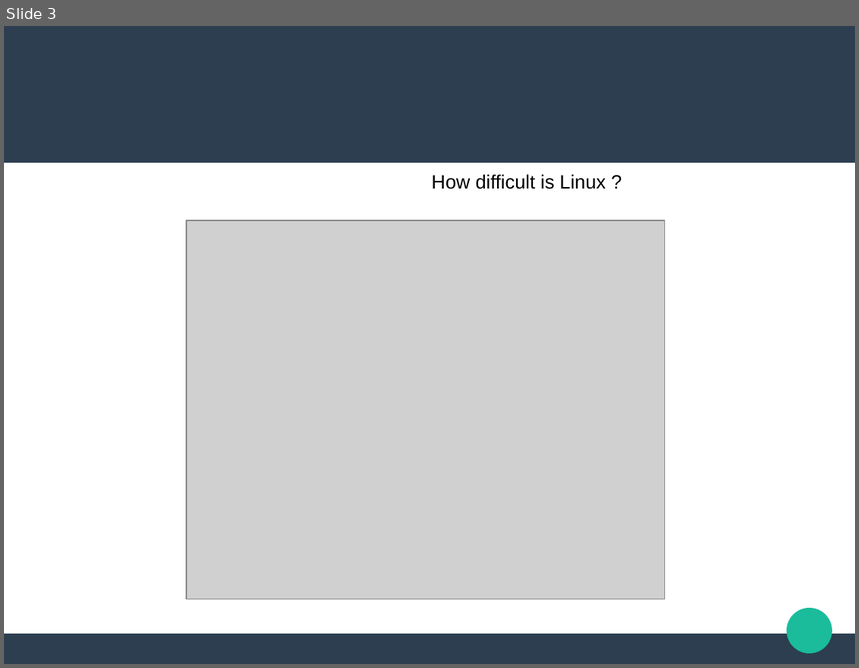
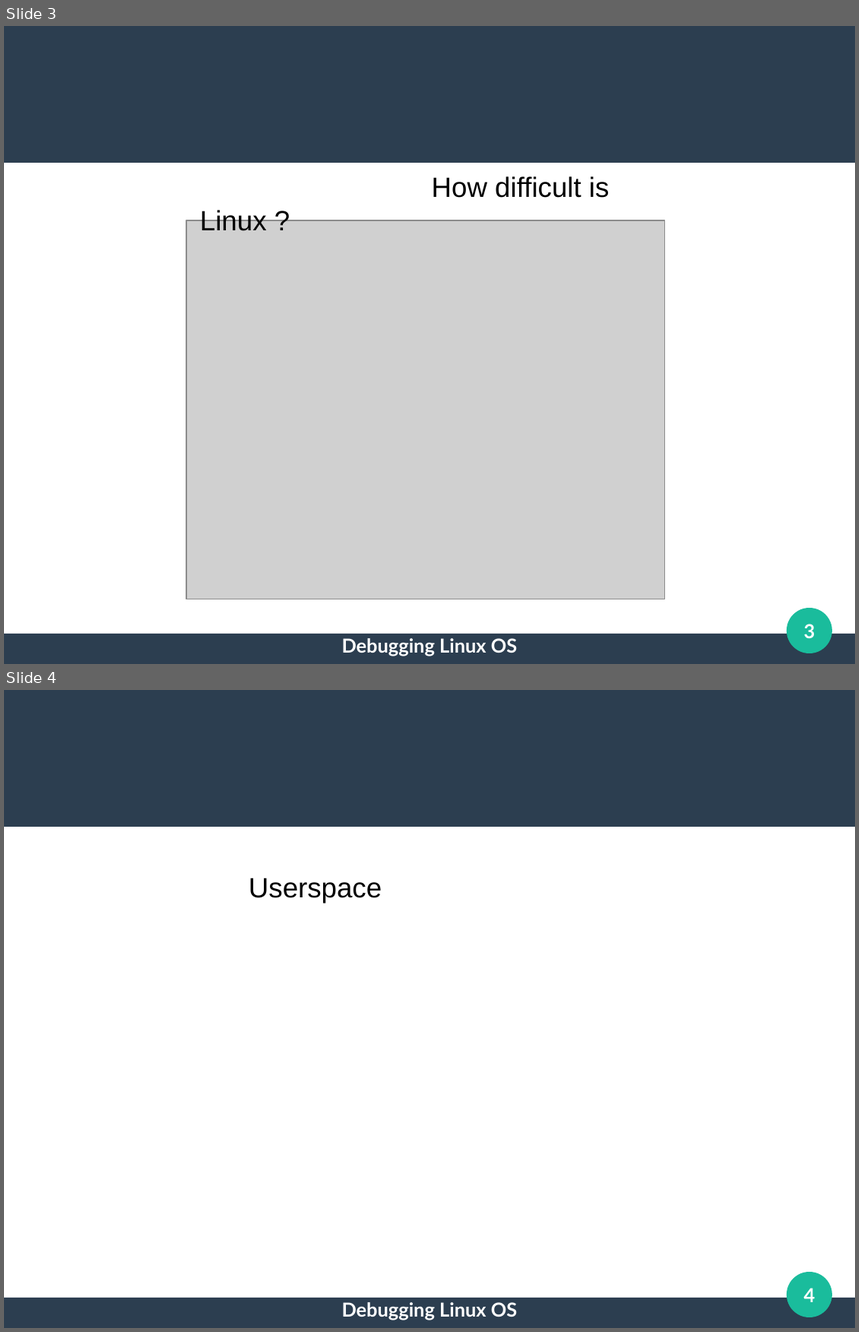
Before and after one commit to jugurthab/jugurthab.github.io, a slide deck: debug_linux_kernel/Final-Year-Project-Defense-Presentation/presentation.odp. Shown one above the other, each under a label of ours: slide 3 before the commit, slides 3 and 4 after it. The pictures are 859x668 and 859x1332 pixels, drawn with LibreOffice and Linux fonts; fonts in the diff are those of the drawing; grey boxes stand for pictures. Boxes give left, top, right and bottom in pixels: in the first picture for what was removed or moved away, otherwise in the second. Text is boxed around its words. In the diff, an @@ line names an element or a change of style, - is before the commit and + after.

```diff
--- a/debug_linux_kernel/Final-Year-Project-Defense-Presentation/presentation.odp
+++ b/debug_linux_kernel/Final-Year-Project-Defense-Presentation/presentation.odp
@@ slide 4 added at <box>4,690,855,1328</box>, background #FFFFFF; not listed: 3 template elements that a slide beside it also shows @@
@@ text added at <box>249,878,382,903</box>, 26 pt, text #000000 @@
+Userspace
@@ text added at <box>342,1303,517,1320</box>, 18 pt, text #FFFFFF, bold @@
+Debugging Linux OS
@@ page number added at <box>804,1288,816,1303</box>, 18 pt, text #FFFFFF, bold @@
+4
@@ slide 3 changed as well @@
@@ text "How difficult is Linux ?" at <box>200,176,609,231</box>: size 18 to 26 pt @@
@@ text added at <box>342,639,517,656</box>, 18 pt, text #FFFFFF, bold @@
+Debugging Linux OS
@@ page number added at <box>804,624,816,639</box>, 18 pt, text #FFFFFF, bold @@
+3
```
Also in this commit, not shown: 2 other slides changed, 1 slide removed, 26 other files.
